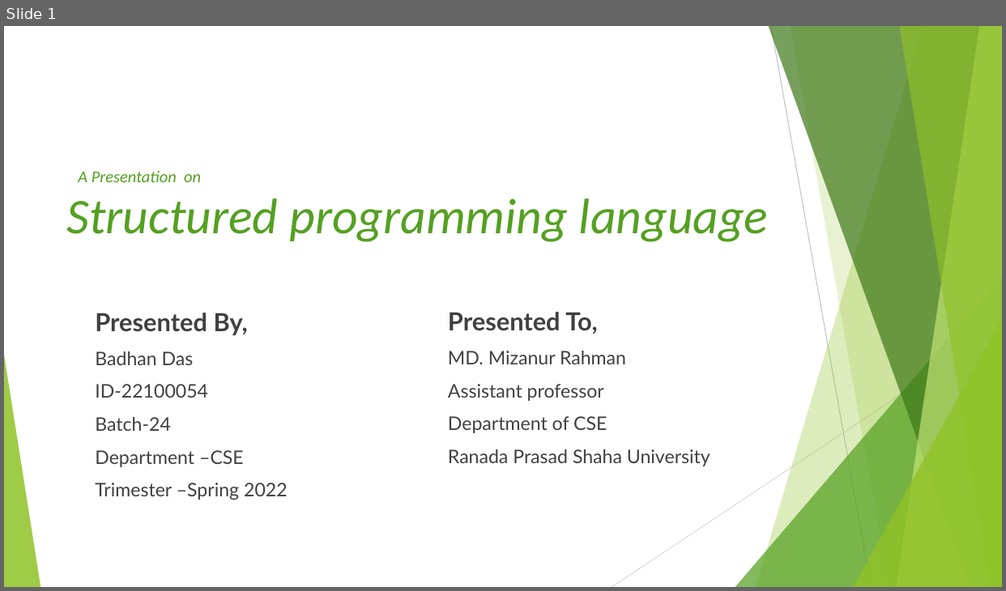
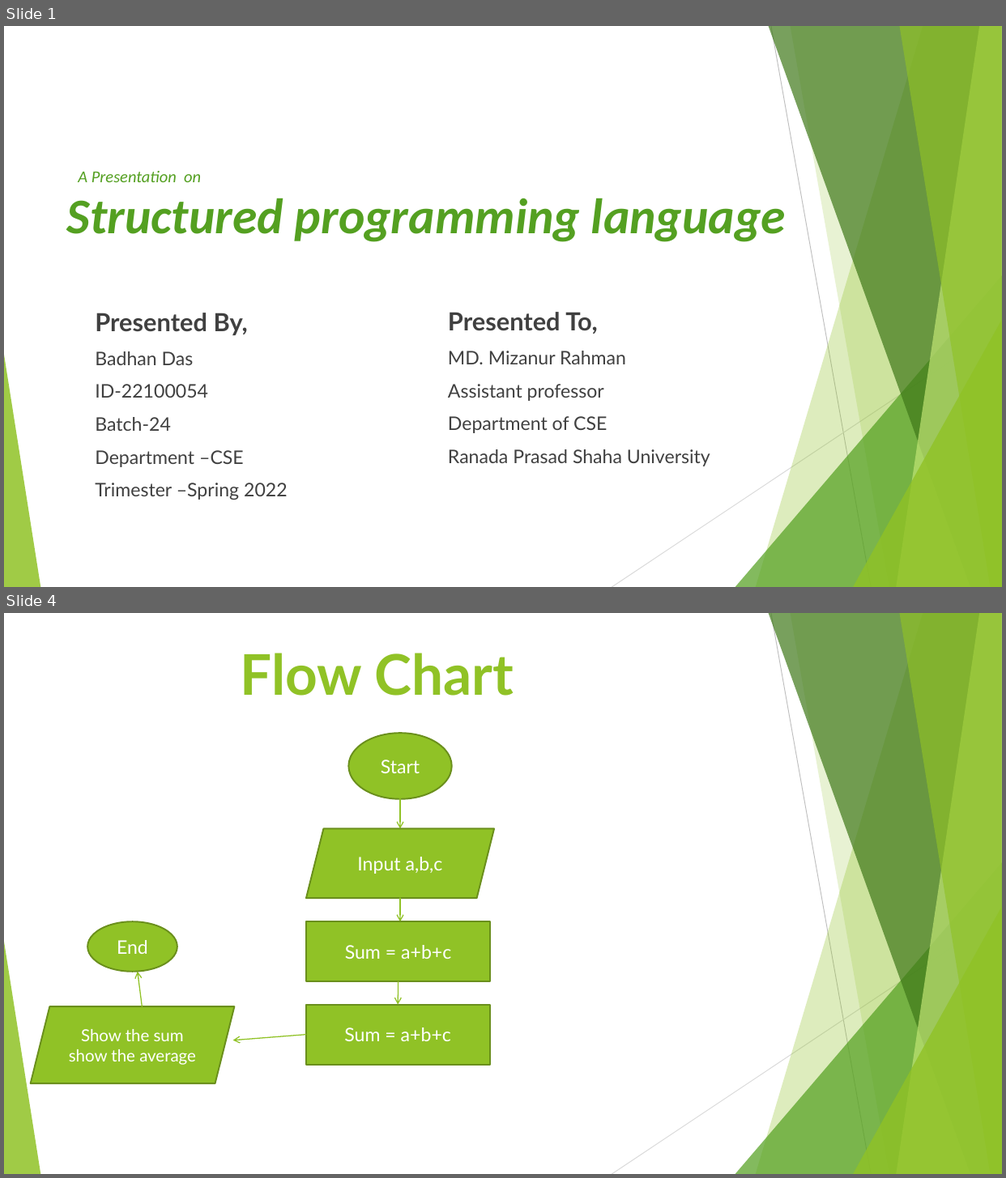
Before and after one commit to thewhiteant/Learning_Something, a slide deck: pptx/badhon/badhon.pptx. Shown one above the other, each under a label of ours: slide 1 before the commit, slides 1 and 4 after it; the slides between them are not shown. The pictures are 1006x591 and 1006x1178 pixels, drawn with LibreOffice and Linux fonts; fonts in the diff are those of the drawing. Boxes give left, top, right and bottom in pixels: in the first picture for what was removed or moved away, otherwise in the second. Text is boxed around its words. In the diff, an @@ line names an element or a change of style, - is before the commit and + after.

```diff
--- a/pptx/badhon/badhon.pptx
+++ b/pptx/badhon/badhon.pptx
@@ slide 4 added at (x1=4, y1=613, x2=1002, y2=1174), background #FFFFFF; not listed: 10 template elements that a slide beside it also shows @@
@@ text added at (x1=241, y1=653, x2=514, y2=696), 54 pt, text #90C226, bold @@
+Flow Chart
@@ ellipse added at (x1=348, y1=733, x2=452, y2=798), fill #90C226, outline #6B901C 1.5 pt, 18 pt, text #FFFFFF @@
+Start
@@ arrow added from (400, 799) to (400, 828), #90C226 1 pt @@
@@ parallelogram added at (x1=306, y1=828, x2=494, y2=898), fill #90C226, outline #6B901C 1.5 pt, 18 pt, text #FFFFFF @@
+Input a,b,c
@@ arrow added from (400, 898) to (400, 922), #90C226 1 pt @@
@@ ellipse added at (x1=88, y1=922, x2=177, y2=973), fill #90C226, outline #6B901C 1.5 pt, 18 pt, text #FFFFFF @@
+End
@@ rectangle added at (x1=306, y1=922, x2=491, y2=982), fill #90C226, outline #6B901C 1.5 pt, 18 pt, text #FFFFFF @@
+Sum = a+b+c
@@ arrow added from (142, 1007) to (138, 972), #90C226 1 pt @@
@@ arrow added from (398, 982) to (398, 1004), #90C226 1 pt @@
@@ parallelogram added at (x1=30, y1=1007, x2=234, y2=1084), fill #90C226, outline #6B901C 1.5 pt, 16 pt, text #FFFFFF @@
+Show the sum
+show the average
@@ rectangle added at (x1=305, y1=1004, x2=490, y2=1064), fill #90C226, outline #6B901C 1.5 pt, 18 pt, text #FFFFFF @@
+Sum = a+b+c
@@ arrow added from (305, 1035) to (233, 1041), #90C226 1 pt @@
@@ slide 1 changed as well @@
@@ title "Structured programming language" at (x1=66, y1=198, x2=786, y2=242): bold on @@
```
Also in this commit, not shown: 5 other slides added, 2 slides removed, 1 other file.
